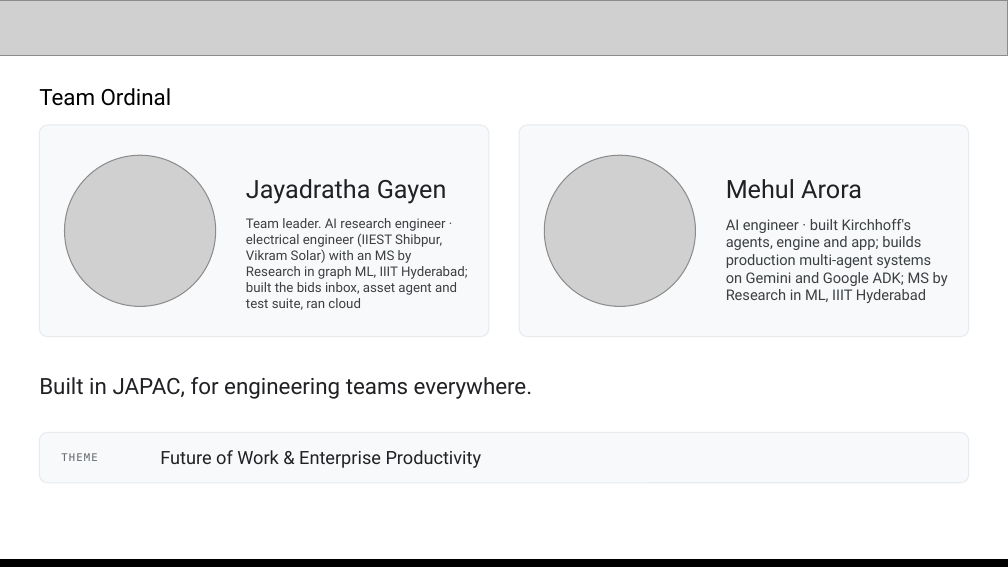
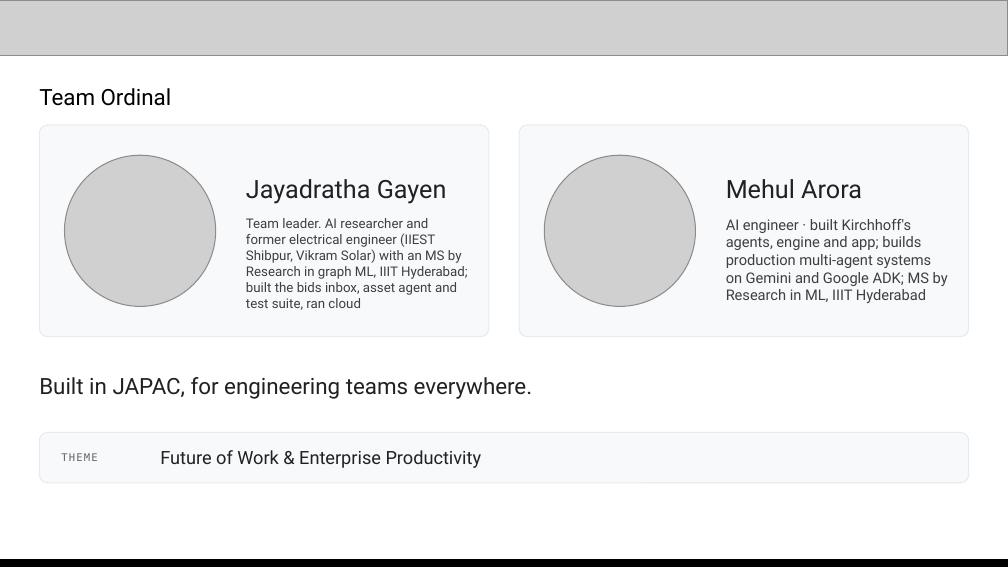
Before and after one commit to mehular0ra/kirchhoff, a slide deck: slide 14 of docs/submission/deck/Kirchhoff-AI-Builder-Cup.pptx. Drawn at 1008x567 pixels with LibreOffice and Linux fonts; fonts in the diff are those of the drawing; grey boxes stand for pictures. Boxes give left, top, right and bottom in pixels: in the first picture for what was removed or moved away, otherwise in the second. Text is boxed around its words. In the diff, an @@ line names an element or a change of style, - is before the commit and + after.

```diff
--- a/docs/submission/deck/Kirchhoff-AI-Builder-Cup.pptx
+++ b/docs/submission/deck/Kirchhoff-AI-Builder-Cup.pptx
@@ text at [246, 218, 468, 310]: text changed @@
-Team leader. AI research engineer · electrical engineer (IIEST Shibpur, Vikram Solar) with an MS by Research in graph ML, IIIT Hyderabad; built the bids inbox, asset agent and test suite, ran cloud
+Team leader. AI researcher and former electrical engineer (IIEST Shibpur, Vikram Solar) with an MS by Research in graph ML, IIIT Hyderabad; built the bids inbox, asset agent and test suite, ran cloud
```
Also in this commit, not shown: 1 other file.
